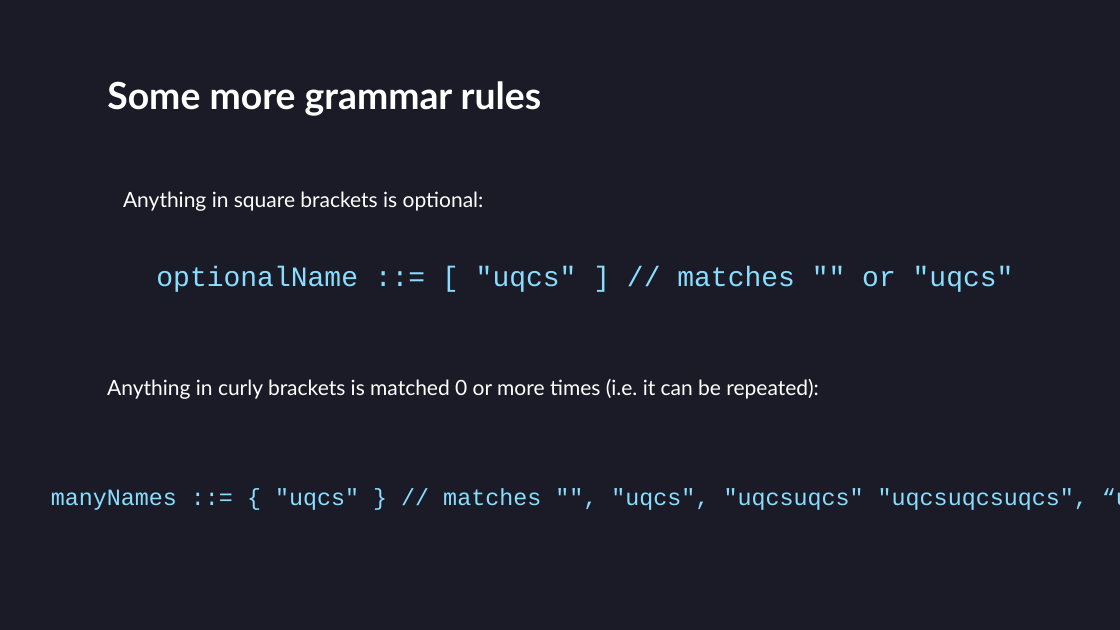
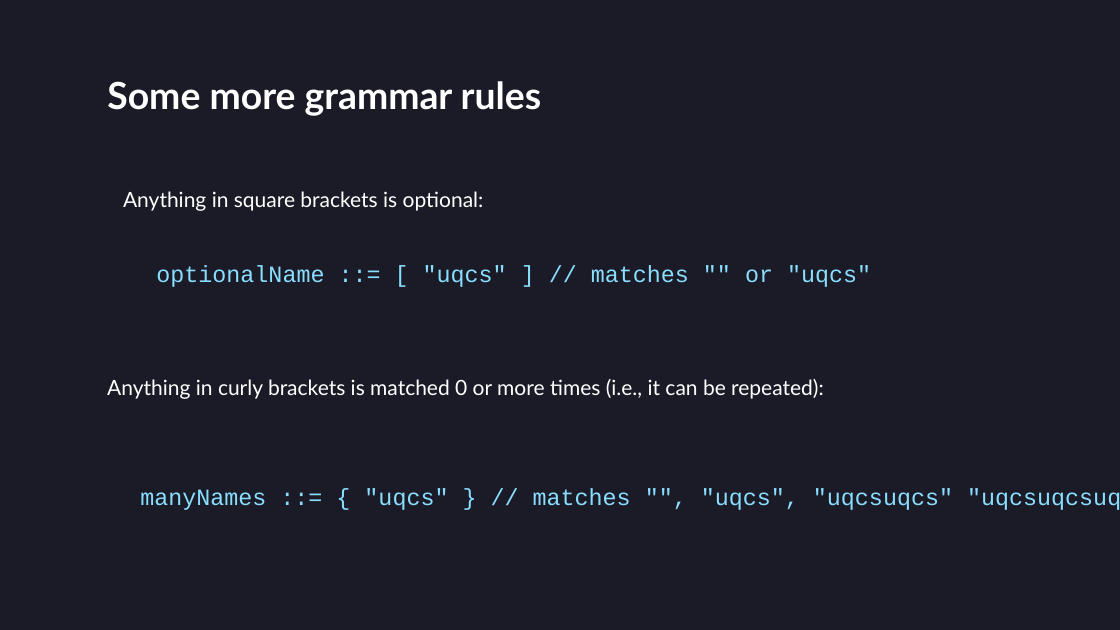
Before and after one commit to villuna/parsers-talk, a slide deck: slide 35 of presentation/presentation.pptx (slide 29 before the commit). Drawn at 1120x630 pixels with LibreOffice and Linux fonts; fonts in the diff are those of the drawing. Boxes give left, top, right and bottom in pixels: in the first picture for what was removed or moved away, otherwise in the second. Text is boxed around its words. In the diff, an @@ line names an element or a change of style, - is before the commit and + after.

```diff
--- a/presentation/presentation.pptx
+++ b/presentation/presentation.pptx
@@ text "optionalName ::= [ "uqcs" ] ..." at (x1=156, y1=265, x2=871, y2=287): size 24 to 20 pt @@
@@ text at (x1=107, y1=379, x2=824, y2=399): text changed @@
-Anything in curly brackets is matched 0 or more times (i.e. it can be repeated):
+Anything in curly brackets is matched 0 or more times (i.e., it can be repeated):
@@ text "manyNames ::= { "uqcs" } ..." rewrapped from (x1=51, y1=488, x2=1088, y2=510) to (x1=140, y1=488, x2=953, y2=510) @@
```
Also in this commit, not shown: 4 other slides changed, 85 slides added, 1 slide removed, 4 other files.
